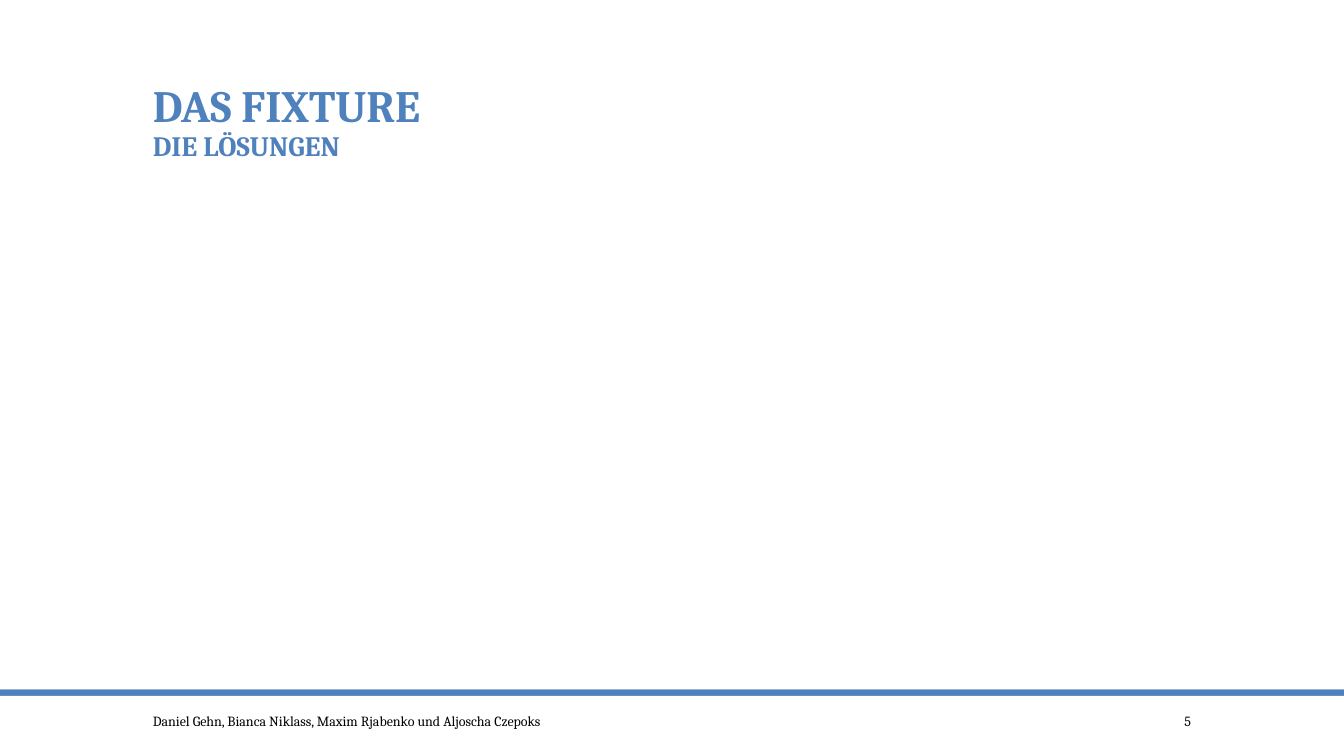
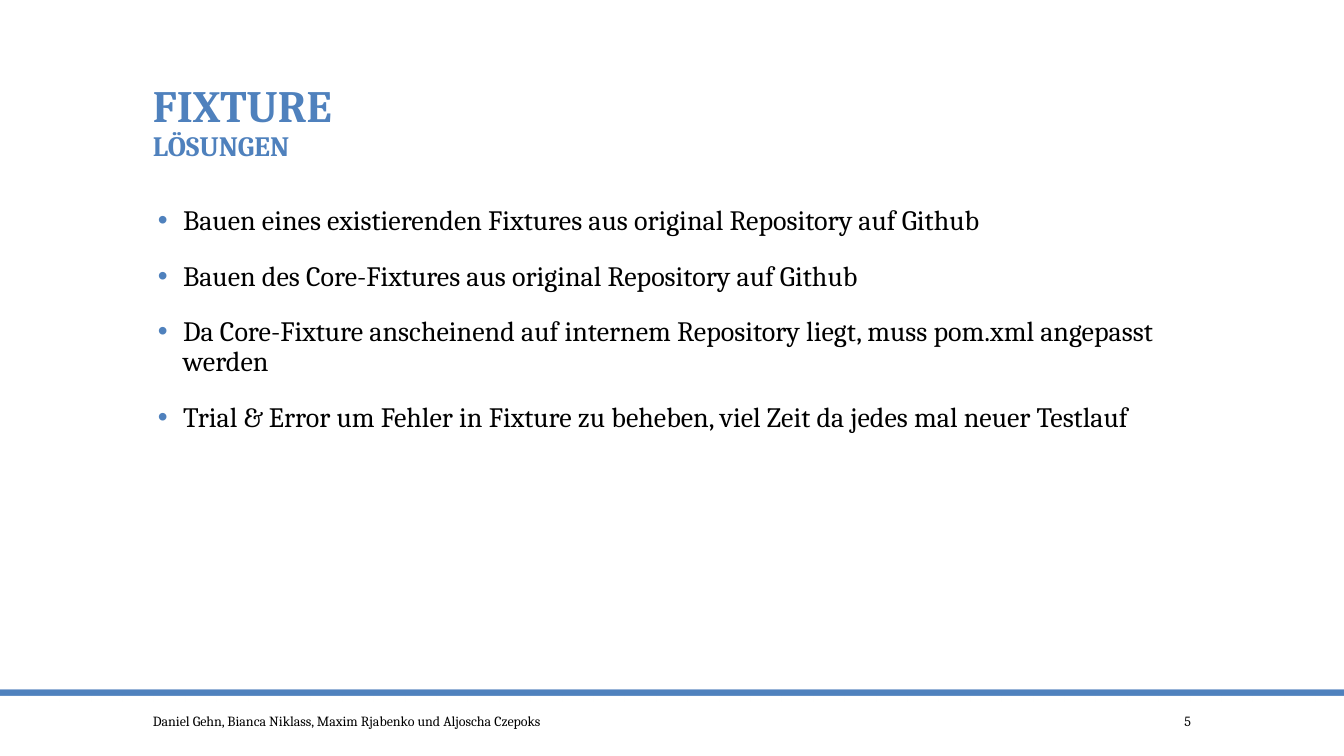
Before and after one commit to po-test-ws-2015/test-cycle, a slide deck: slide 5 of TestenMileStone2.pptx. Drawn at 1344x756 pixels with LibreOffice and Linux fonts; fonts in the diff are those of the drawing. Boxes give left, top, right and bottom in pixels: in the first picture for what was removed or moved away, otherwise in the second. Text is boxed around its words. In the diff, an @@ line names an element or a change of style, - is before the commit and + after.

Commit message:
Überarbeitung Fixture Ergänzung Aussicht

```diff
--- a/TestenMileStone2.pptx
+++ b/TestenMileStone2.pptx
@@ title at (153, 92, 332, 157): text changed @@
-DAS FIXTURE
-DIE LÖSUNGEN
+FIXTURE
+LÖSUNGEN
@@ text added at (183, 210, 1153, 433), 20 pt, text #000000 @@
+• Bauen eines existierenden Fixtures aus original Repository auf Github
+• Bauen des Core-Fixtures aus original Repository auf Github
+• Da Core-Fixture anscheinend auf internem Repository liegt, muss pom.xml angepasst werden
+• Trial & Error um Fehler in Fixture zu beheben, viel Zeit da jedes mal neuer Testlauf
```
Also in this commit, not shown: 5 other slides changed.
